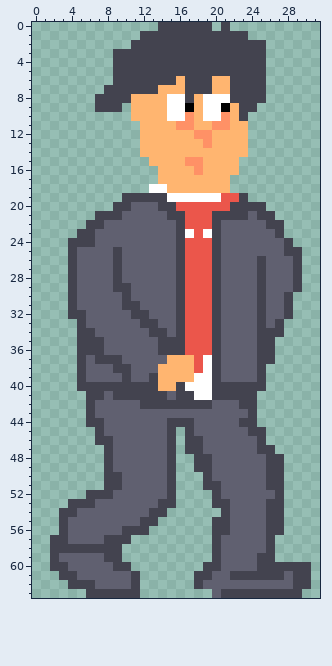
A pixel-art sprite gets an edit: assets/player_walking_1.png. Above, as it was before the edit.
The file is 32x64 pixels.
And afterwards:
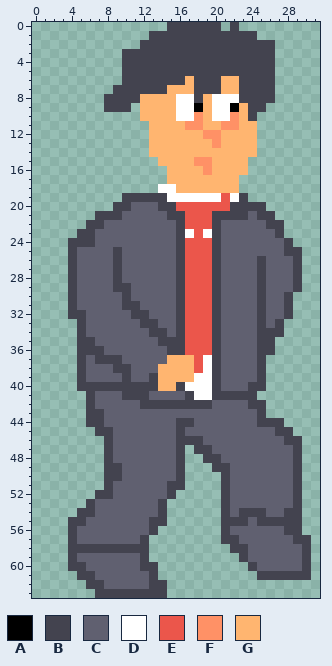
Palette (. is transparent): A #000000  B #43434f  C #606070  D #ffffff  E #eb564b  F #ff9166  G #ffb570
Author's note on the commit: Added a second frame to the player walking animation
From old to new:
@@ x 0..31 @@
- 0 ..............BBBBBB.B..........
- 1 ............BBBBBBBBBBBB........
- 2 ...........BBBBBBBBBBBBBBB......
- 3 .........BBBBBBBBBBBBBBBBB......
- 4 .........BBBBBBBBBBBBBBBBB......
- 5 .........BBBBBBBBBBBBBBBBB......
- 6 .........BBBBBBBGBBBGGBBBB......
- 7 ........BBBBBBGGGBBBGGBBBB......
- 8 .......BBBBGGGGDDBGDDDBBBB......
- 9 .......BBB.GGGGDDAGDDAGBB.......
-10 ...........GGGGDDFGDDFGB........
-11 ............GGGGFFGGFFGG........
-12 ............GGGGGGFFGGGG........
-13 ............GGGGGGGFGGGG........
-14 ............GGGGGGGGGGGG........
-15 .............GGGGFFGGGG.........
-16 ..............GGGGFGGGG.........
-17 ..............GGGGGGGG..........
-18 .............DDGGGGGGG..........
-19 ..........BBBBBDDDDDDEEB........
+ 0 ...............BBBBBB.B.........
+ 1 .............BBBBBBBBBBBB.......
+ 2 ............BBBBBBBBBBBBBBB.....
+ 3 ..........BBBBBBBBBBBBBBBBB.....
+ 4 ..........BBBBBBBBBBBBBBBBB.....
+ 5 ..........BBBBBBBBBBBBBBBBB.....
+ 6 ..........BBBBBBBGBBBGGBBBB.....
+ 7 .........BBBBBBGGGBBBGGBBBB.....
+ 8 ........BBBBGGGGDDBGDDDBBBB.....
+ 9 ........BBB.GGGGDDAGDDAGBB......
+10 ............GGGGDDFGDDFGB.......
+11 .............GGGGFFGGFFGG.......
+12 .............GGGGGGFFGGGG.......
+13 .............GGGGGGGFGGGG.......
+14 .............GGGGGGGGGGGG.......
+15 ..............GGGGFFGGGG........
+16 ...............GGGGFGGGG........
+17 ...............GGGGGGGG.........
+18 ..............DDGGGGGGG.........
+19 ..........BBBBBDDDDDDEDB........
 20 .........BBCCCBBEEEEEEBBBB......
@@ x 0..31 @@
 33 .....BCCCCCCBBCCBEEEBCCCCBCB....
-34 .....BBCCCCCCBBCBEEEBCCCCBBB....
-35 .....BBBCCCCCCBBBEEEBCCCCBB.....
-36 .....BBBCCCCCCBBBEEEBCCCCBB.....
-37 .....BCBBBCCCCCGGGEDBCCCCBB.....
+34 .....BCCCCCCCBBCBEEEBCCCCBBB....
+35 .....BBCCCCCCCBBBEEEBCCCCBB.....
+36 .....BBBCCCCCCCBBEEEBCCCCBB.....
+37 .....BCBBBCCCCCGGGEDBCCCCB......
 38 .....BCCCBBCCCGGGGEDBCCCCB......
 39 .....BCCCCBCCBGGGGDDBCCCCB......
-40 .....BBBBBBBBBGGBDDDBBBBBB......
-41 ......BBCBBBBBBCBBDDBBBBB.......
-42 ......BCCCCCBBBBBBBBCCCBB.......
-43 ......BCCCCCCCCCCCCCCCCCB.......
-44 ......BBCCCCCCCBBBCCCCCBB.......
-45 .......BCCCCCCCB.BCCCCCCBB......
-46 .......BBCCCCCCB.BBCCCCCCB......
-47 ........BCCCCCCB.BBCCCCCCBB.....
-48 ........BCCCCCCB..BBCCCCCCBB....
-49 ........BCCCCCCB..BBCCCCCCBB....
-50 ........BBCCCCCB...BCCCCCCBB....
-51 ........BBCCCCCB...BBCCCCCBB....
-52 ......BBBCCCCCCB....BCCCCCCB....
-53 ....BBBCCCCCCCBB....BBCCCCBB....
-54 ...BBCCCCCCCCBB......BCCCCBB....
-55 ...BCCCCCCCCBB......BBCCCCBB....
-56 ...BCCCCCCBBB.......BBCCCCBB....
-57 ..BBCCCCBBB.........BCCCCCB.....
-58 ..BBBBBBBB..........BCCCCCB.....
-59 ..BCCCCCBB..........BCCCCBB.....
-60 ..BBCCCCCBB........BBCCCCBBBBBB.
-61 ...BBCCCCCCB......BBCCBBBBBBCBB.
-62 ....BBBCCCCB......BCCCCCCCCCCBB.
-63 ......BBBBBB........CBBBBBBBBB..
+40 .....BBBBBBBBBGGBDDDBCCCBB......
+41 ......BCCCBBBCCCCBDDBBBBB.......
+42 ......BCCCCCBBBBBBBBCCCCBB......
+43 ......BBCCCCCCCCCCCCCCCCCB......
+44 ......BBCCCCCCCCBBCCCCCCCBBB....
+45 .......BBCCCCCCCBCCCCCCCCCCBB...
+46 ........BCCCCCCCBBBCCCCCCCCCBB..
+47 ........BCCCCCCCB.BBCCCCCCCCCB..
+48 ........BCCCCCCCB..BBCCCCCCCCB..
+49 ........BBCCCCCCB...BBCCCCCCCB..
+50 ........BBCCCCCCB....BCCCCCCCB..
+51 ........BCCCCCCBB....BCCCCCCCB..
+52 .......BBCCCCCCB.....BCCCCCCCB..
+53 ......BCCCCCCCB......BCCCCCCCB..
+54 .....BBCCCCCCCB......BCBBBCCBB..
+55 ....BBCCCCCCCBB......BBBCBBBBB..
+56 ....BCCCCCCCCB.......BCCCCCCBB..
+57 ....BCCCCCCCB........BBCCCCCCBB.
+58 ....BBBBBBBBB.........BBCCCCCCB.
+59 ....BCCCCCCCB..........BCCCCCCB.
+60 ....BBCCCCCCBB..........BCCCCCB.
+61 .....BBCCCCCCB...........BBBBBB.
+62 ......BBCCCCCBB.................
+63 .......BBBBBBBB.................
